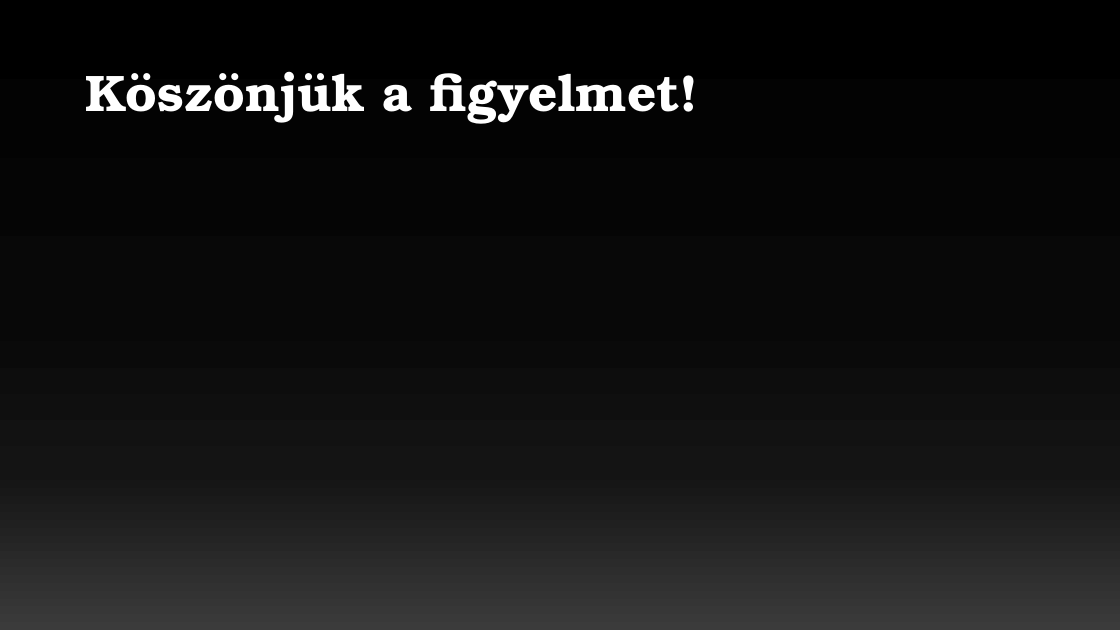
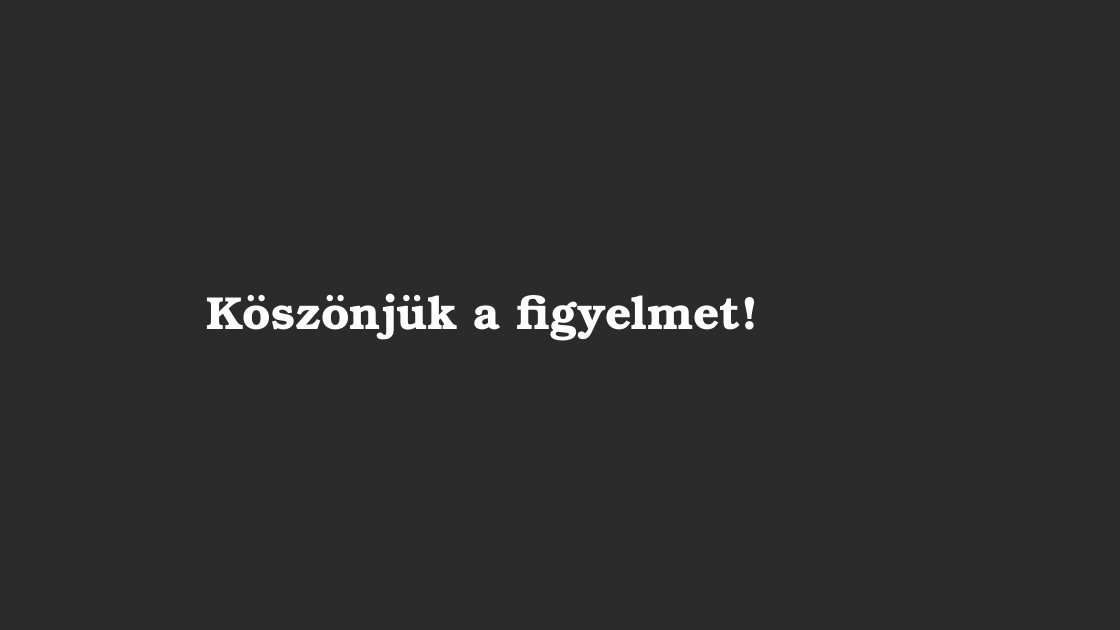
Before and after one commit to szollingerrajmund/SpaceHunter, a slide deck: slide 12 of PPT/Space Hunter.pptx (slide 9 before the commit). Drawn at 1120x630 pixels with LibreOffice and Linux fonts; fonts in the diff are those of the drawing; background and template pictures are left out; a plain dark background stands for a picture behind light text. Boxes give left, top, right and bottom in pixels: in the first picture for what was removed or moved away, otherwise in the second. Text is boxed around its words. In the diff, an @@ line names an element or a change of style, - is before the commit and + after.

```diff
--- a/PPT/Space Hunter.pptx
+++ b/PPT/Space Hunter.pptx
@@ background gradient #000000 to #080808 to #141414 to #3B3B3B to picture (left out) @@
@@ title "Köszönjük a figyelmet!": place and size @@
-title "Köszönjük a figyelmet!" at [85,71,699,124]
+title "Köszönjük a figyelmet!" at [206,293,758,341]
@@ title "Köszönjük a figyelmet!" at [206,293,758,341]: size 44 to 39.6 pt @@
```
Also in this commit, not shown: 3 other slides changed, 8 slides added, 5 slides removed, 18 other files.
